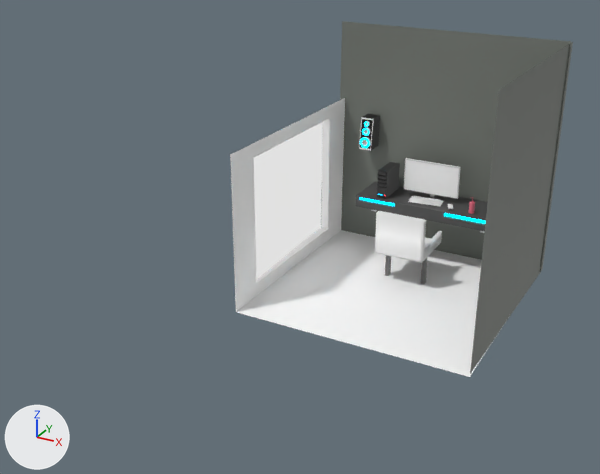
Two versions of the glTF model assets/setup.glb, one commit apart.
Both versions are drawn from a 50 mm lens placed at (16.1, -40.8, 23.1), pointed at (-4.6, -3.2, 4.2). The axes (+X, +Y, +Z) are drawn at lower left. The lights are the same throughout. Where no turn or scale is listed for an object, it has been applied to the vertices. Vertices at the same position are counted once.
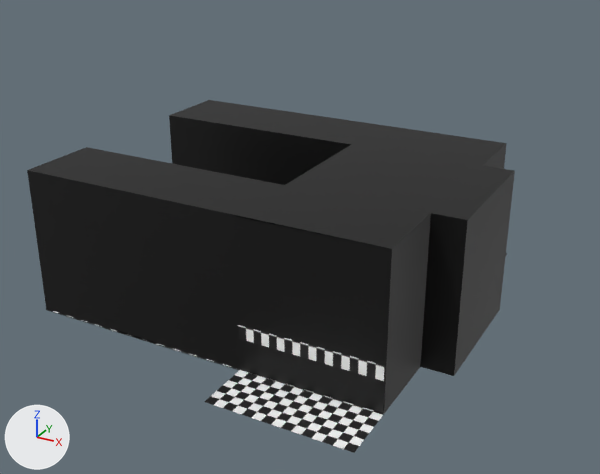
What differs and where, as boxes [x1, y1, x2, y2] in the pictures (600 x 474 px):
'Plane', reshaped, moved, rescaled
    before: [237, 118, 506, 377]
    after: [27, 100, 515, 453]
'Plane.007', recoloured, moved, turned, rescaled (not visible afterwards)
    before: [340, 21, 571, 272]
'Plane.008', recoloured, moved, turned, rescaled (not visible afterwards)
    before: [470, 42, 573, 374]
'Plane.006', recoloured
    both: [253, 122, 322, 280]
'Plane.005', reshaped, moved, turned, rescaled (not visible afterwards)
    before: [230, 98, 345, 312]
'Cube.004', deleted (black)
    before: [359, 114, 380, 151]
    faces in mat_material_004 (black #000000): [360, 114, 380, 150]
'Cylinder.003', deleted
    before: [360, 137, 371, 148]
'Cylinder.004', deleted
    before: [362, 127, 371, 136]
part 2 of me_plane, built on
    before: [321, 118, 330, 229]
    after: [27, 100, 515, 453]
'Plane.001', unchanged, covered by the edit
    before: [356, 182, 488, 231]
'Cube.009', unchanged, covered by the edit
    before: [375, 211, 442, 263]
'Plane.004', unchanged, covered by the edit
    before: [405, 160, 459, 198]

What changed in the scene script:
```text
Change me_plane:
    used by ob_plane; location = (0.0, 0.0, 0.59); scale = (6.75, 6.75, 6.75)
    remove me_plane.from_pydata(...)  # 14 vertices, 10 faces; spans x -1.08..1.0, y -1.0..1.0, z 0.0..1.36
    remove me_plane.materials.append(mat_material_003)
    remove me_plane.materials.append(mat_wallsuka)
    add me_plane.from_pydata(...)  # 707 vertices, 972 faces; spans x -4.37..1.45, y -2.99..3.0, z -0.02..2.14
    me_plane part 2: 10 vertices removed from x -1.08..1.0, y -0.67..1.0, z 0.12..1.36; 703 vertices added at x -4.37..1.45, y -2.99..3.0, z -0.02..2.14
    add me_plane.materials.append(mat_redbutton)  # red #e71c21
    add me_plane.materials.append(mat_whitebutton)  # white #fff7ff
    add me_plane.materials.append(mat_ventana)  # white #e7e7e7
    add me_plane.materials.append(mat_material_004)  # black #000000
    add me_plane.materials.append(mat_piso)  # picture img_b17bb0b8_72e9_40be_bfe6_f7a1246b26f9
    add me_plane.materials.append(mat_franja)  # picture img_franja_de_peligro_jpg
    add me_plane.materials.append(mat_franja_2)  # picture img_franja_de_peligro_jpg
    add me_plane.materials.append(mat_franja_de_pared)  # picture img_franja_de_paredes_png
    add me_plane.materials.append(mat_franjas_de_oficina)  # picture img_franja_de_paredes_png
    add me_plane.materials.append(mat_oficina_001)  # picture img_franja_de_paredes_png
Change me_plane_004:
    used by ob_plane_005; location = (0.0, 0.0, 0.59); scale = (6.75, 6.75, 6.75)
    verts and faces of me_plane_004; kept vertices keep their numbers, new ones are numbered from 10
    remove me_plane_004.from_pydata(...)  # 10 vertices, 10 faces; spans x -1.08..-1.0, y -1.0..1.0, z 0.0..1.36
    remove me_plane_004.materials.append(mat_material_003)
    add me_plane_004.from_pydata(...)  # 4 vertices, 2 faces; spans x -1.0..1.0, y -1.0..1.0, z 0.0
    me_plane_004 part 1
    add delete_vertices([1, 2, 3, *range(5, 10)])  # with the faces that use them
    add verts[10] = (1.0, -1.0, 0.0)
    add verts[11] = (1.0, 1.0, 0.0)
    add faces += [(0, 10, 11), (0, 11, 4)]
    add me_plane_004.materials.append(mat_material_002)  # picture img_aviso_jpg
Change me_plane_006:
    where me_plane_006.from_pydata(...)  # 4 vertices, 2 faces; spans x -1.0..1.0, y -1.0..1.0, z 0.0
    remove me_plane_006.materials.append(mat_material_012)  # black #000000
    add me_plane_006.materials.append(mat_material_002)  # picture img_aviso_jpg
Change me_plane_007:
    where me_plane_007.from_pydata(...)  # 4 vertices, 2 faces; spans x -1.0..1.0, y -1.0..1.0, z 0.0
    remove me_plane_007.materials.append(mat_material_016)  # grey #747972
    add me_plane_007.materials.append(mat_material_002)  # picture img_aviso_jpg
Change me_plane_009:
    where me_plane_009.from_pydata(...)  # 4 vertices, 2 faces; spans x -1.0..1.0, y -1.0..1.0, z 0.0
    remove me_plane_009.materials.append(mat_material_016)  # grey #747972
    add me_plane_009.materials.append(mat_material_002)  # picture img_aviso_jpg
Change ob_plane:
    ob_plane.location: (0.0, 0.0, 0.59) -> (-0.01, -2.05, -0.1)
    ob_plane.scale: (6.75, 6.75, 6.75) -> (3.96, 3.96, 3.96)
Remove ob_cube_004:
    ob_cube_004 = bpy.data.objects.new('Cube.004', me_cube_004)
Remove ob_cylinder_003:
    ob_cylinder_003 = bpy.data.objects.new('Cylinder.003', me_cylinder_010)
Remove ob_cylinder_004:
    ob_cylinder_004 = bpy.data.objects.new('Cylinder.004', me_cylinder_011)
Change ob_plane_005:
    ob_plane_005.location: (0.0, 0.0, 0.59) -> (-4.47, 6.31, 2.87)
    ob_plane_005.rotation_euler: (0.0, 0.0, 0.0) -> (1.516, -1.949, 0.0)  # degrees (0, 0, 0) -> degrees (87, -112, 0)
    ob_plane_005.scale: (6.75, 6.75, 6.75) -> (0.228, 0.228, 0.228)
Change ob_plane_007:
    ob_plane_007.location: (-0.12, 6.65, 7.56) -> (-5.01, -10.61, 2.87)
    ob_plane_007.rotation_euler: (-1.589, 0.0, 0.0) -> (1.516, -1.949, 0.0)  # degrees (-91, 0, 0) -> degrees (87, -112, 0)
    ob_plane_007.scale: (6.99, 6.99, 6.99) -> (0.228, 0.228, 0.228)
Change ob_plane_008:
    ob_plane_008.location: (6.75, 0.54, 7.51) -> (-4.99, -10.61, 3.19)
    ob_plane_008.rotation_euler: (-1.571, 0.0179, 1.565) -> (1.516, -1.949, 0.0)  # degrees (-90, 1, 90) -> degrees (87, -112, 0)
    ob_plane_008.scale: (6.99, 6.99, 6.99) -> (0.228, 0.228, 0.228)
```
